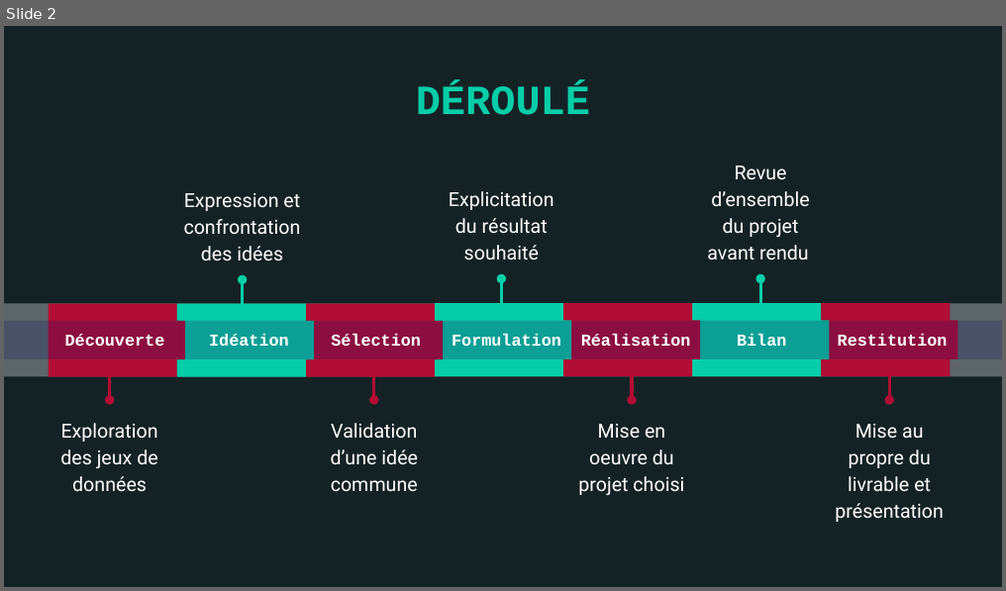
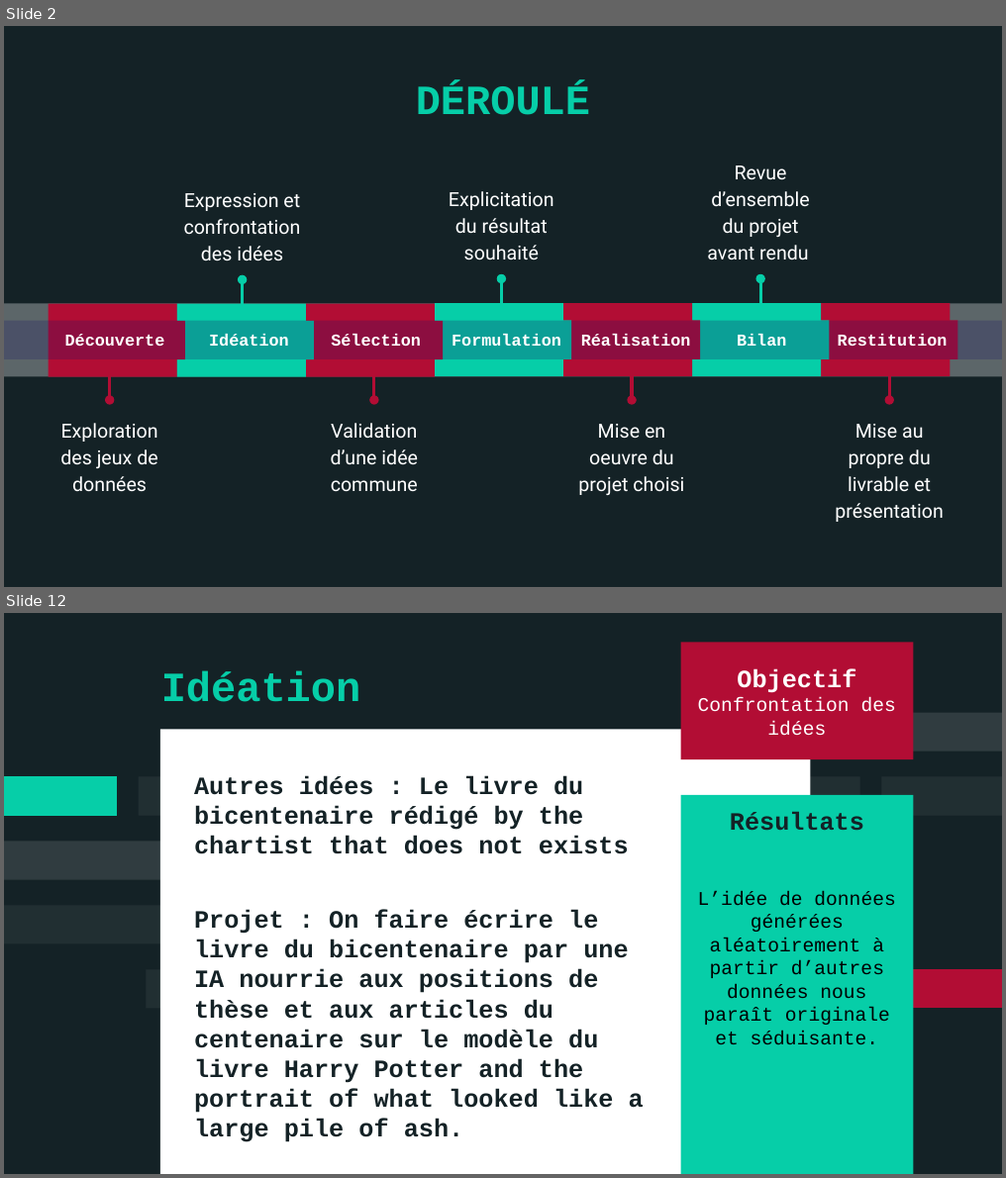
Before and after one commit to ademec/Serendipite-Godaille-Lenification, a slide deck: 2021-09 _ Carnet de bord.pptx. Shown one above the other, each under a label of ours: slide 2 before the commit, slides 2 and 12 after it; the slides between them are not shown. The pictures are 1006x591 and 1006x1178 pixels, drawn with LibreOffice and Linux fonts; fonts in the diff are those of the drawing. Boxes give left, top, right and bottom in pixels: in the first picture for what was removed or moved away, otherwise in the second. Text is boxed around its words. In the diff, an @@ line names an element or a change of style, - is before the commit and + after.

```diff
--- a/2021-09 _ Carnet de bord.pptx
+++ b/2021-09 _ Carnet de bord.pptx
@@ slide 12 added at (x1=4, y1=613, x2=1002, y2=1174), background #142226 @@
@@ rectangle added at (x1=680, y1=642, x2=913, y2=760), fill #B20D34, 14 pt, text #FFFFFF @@
+Objectif Confrontation des idées
@@ title added at (x1=161, y1=671, x2=361, y2=702), 30 pt, text #06CEA8, bold @@
+Idéation
@@ rectangle added at (x1=160, y1=730, x2=810, y2=1174), fill #FFFFFF @@
@@ freeform shape added at (x1=756, y1=713, x2=1002, y2=752), fill #FFFFFF at 12% opacity @@
@@ freeform shape added at (x1=4, y1=776, x2=118, y2=816), fill #06CEA8 @@
@@ freeform shape added at (x1=138, y1=776, x2=258, y2=816), fill #FFFFFF at 6% opacity @@
@@ text added at (x1=194, y1=775, x2=644, y2=1143), 18 pt, text #142226, bold @@
+Autres idées : Le livre du bicentenaire rédigé by the chartist that does not exists
+Projet : On faire écrire le livre du bicentenaire par une IA nourrie aux positions de thèse et aux articles du centenaire sur le modèle du livre Harry Potter and the portrait of what looked like a large pile of ash.
@@ freeform shape added at (x1=602, y1=776, x2=860, y2=816), fill #FFFFFF at 6% opacity @@
@@ freeform shape added at (x1=881, y1=776, x2=1002, y2=816), fill #FFFFFF at 6% opacity @@
@@ rectangle added at (x1=680, y1=794, x2=913, y2=1174), fill #06CEA8, 14 pt, text #000000 @@
+Résultats
+L’idée de données générées aléatoirement à partir d’autres données nous paraît originale et séduisante.
@@ freeform shape added at (x1=4, y1=842, x2=197, y2=880), fill #FFFFFF at 12% opacity @@
@@ freeform shape added at (x1=4, y1=905, x2=250, y2=945), fill #FFFFFF at 6% opacity @@
@@ freeform shape added at (x1=146, y1=969, x2=266, y2=1008), fill #FFFFFF at 6% opacity @@
@@ freeform shape added at (x1=888, y1=969, x2=1002, y2=1008), fill #B20D34 @@
```
Also in this commit, not shown: 9 slides changed, 23 other slides added, 1 slide removed.
